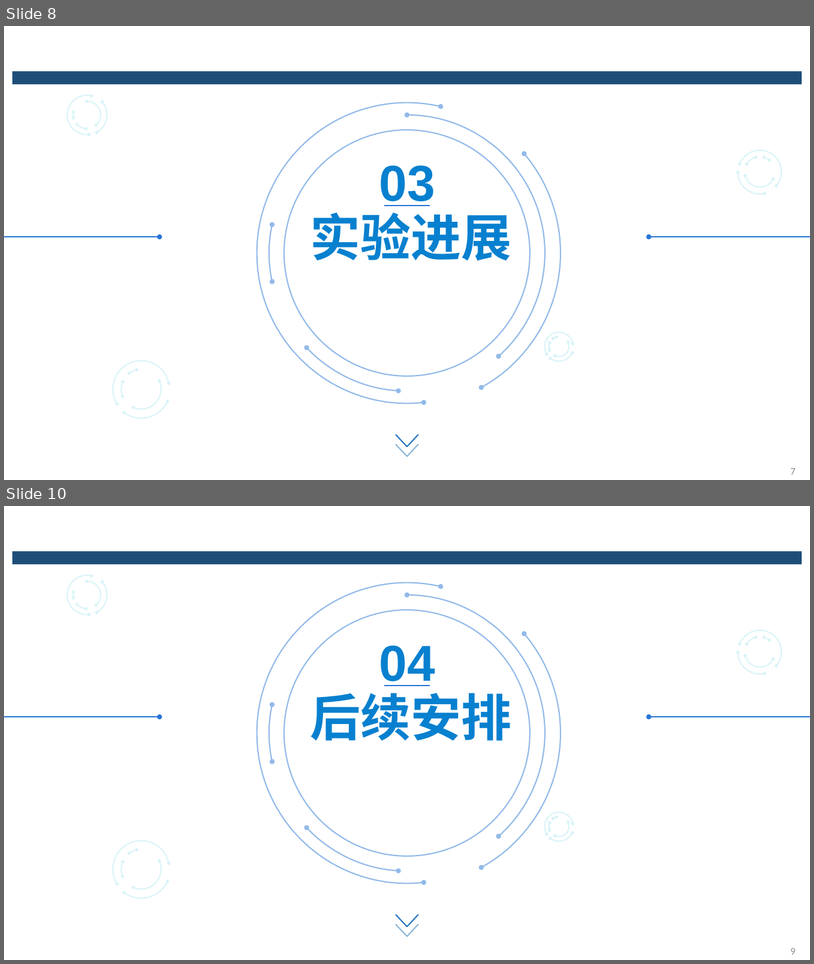
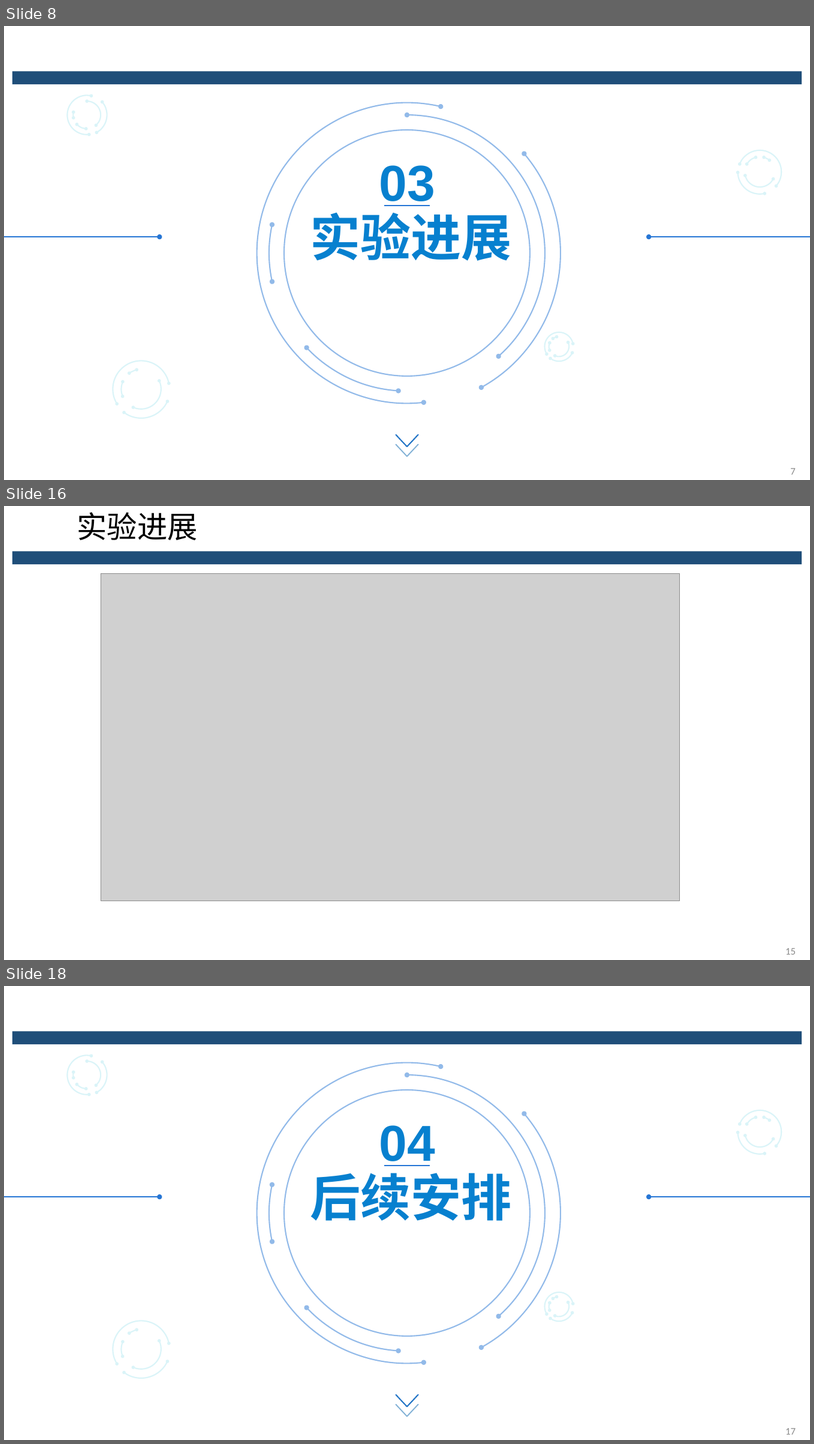
Before and after one commit to qcjjsyx/Graduation-Project, a slide deck: graduation-project/中期/中期答辩_黄渊.pptx. Shown one above the other, each under a label of ours: slides 8 and 10 before the commit, slides 8, 16 and 18 after it; the slides between them are not shown. The pictures are 814x964 and 814x1444 pixels, drawn with LibreOffice and Linux fonts; fonts in the diff are those of the drawing; grey boxes stand for pictures; background and template pictures are left out. Boxes give left, top, right and bottom in pixels: in the first picture for what was removed or moved away, otherwise in the second. Text is boxed around its words. In the diff, an @@ line names an element or a change of style, - is before the commit and + after.

```diff
--- a/graduation-project/中期/中期答辩_黄渊.pptx
+++ b/graduation-project/中期/中期答辩_黄渊.pptx
@@ slide 16 added at box(4, 506, 810, 960), background #FFFFFF; not listed: 1 template element that a slide beside it also shows @@
@@ title added at box(77, 512, 198, 540), 36 pt, text #000000 @@
+实验进展
@@ picture added at box(101, 573, 680, 900) @@
@@ page number added at box(786, 948, 796, 954), 12 pt, text #898989 @@
+15
@@ what was slide 10 is now slide 18 @@
@@ page number at box(786, 1428, 796, 1434): text changed @@
-9
+17
```
Also in this commit, not shown: 4 slides changed, 7 other slides added, 52 other files.
